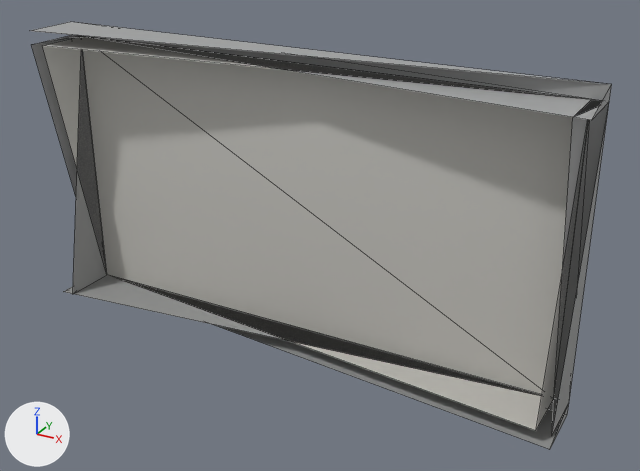
An edit to the glTF model models/kit/halfWall_steel_meshin.glb, drawn before and after from the same camera.
Camera for both pictures: a 50 mm lens placed at (1.46, -2.42, 1.71), pointed at (0.12, 0.03, 0.48). Lighting does not change. The marker at lower left points along +X, +Y and +Z. The first picture is the older version. Mesh edges are drawn as thin lines. Vertices at exactly the same position are counted once.

Objects in the first picture: 'halfWall_steel_meshin'.
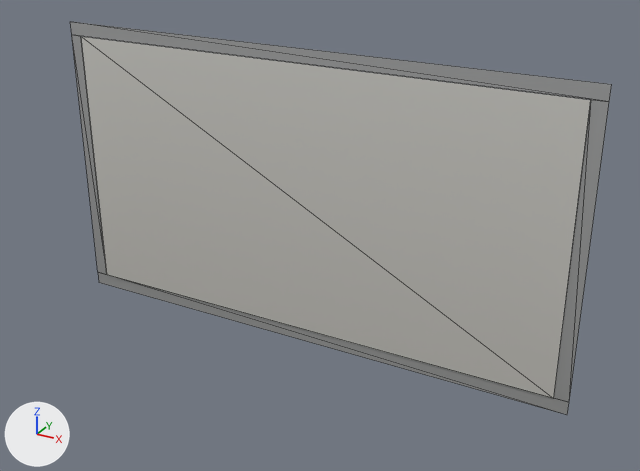
Changed parts and their boxes [x1, y1, x2, y2] in the pictures (640 x 471 px):
'halfWall_steel_meshin', reshaped (7% narrower, 8% shorter): before [31, 22, 612, 449]; after [70, 22, 612, 415]
part 1 of me_base, deleted: before [31, 22, 611, 449]

The edits, one by one:
me_base is used by ob_halfwall_steel_meshin; location (0.0, 0.0, 0.0).
me_base had 30 vertices, 30 faces and spanned x -1.0..1.0, y -0.1..0.1, z 0.0..1.1.
me_base now has 20 vertices, 10 faces and spans x -1.0..1.0, y 0.1, z 0.0..1.1.
Part 1, on me_base:
10 vertices are removed from x -1.0..1.0, y -0.1, z 0.0..1.1.
20 faces are deleted.
